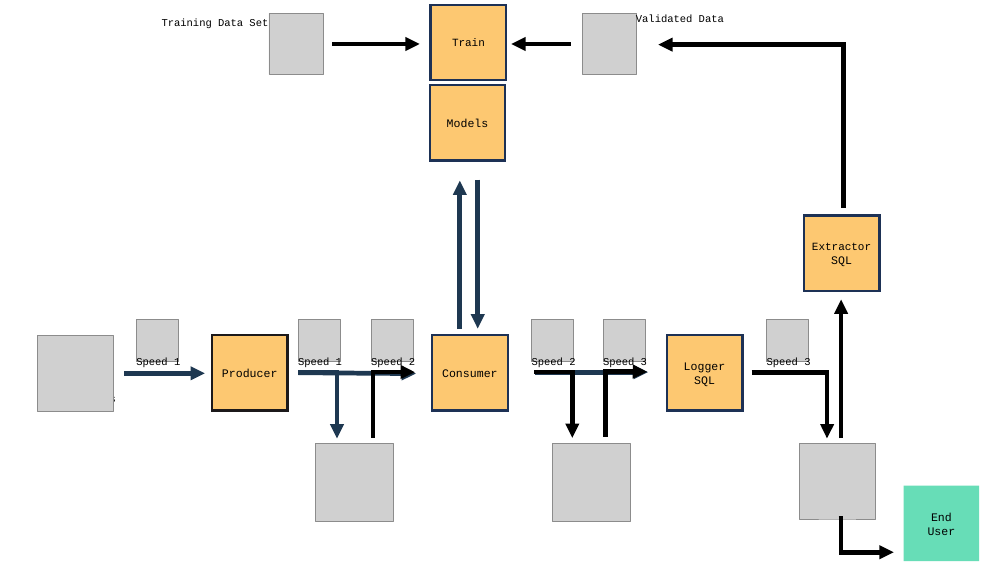
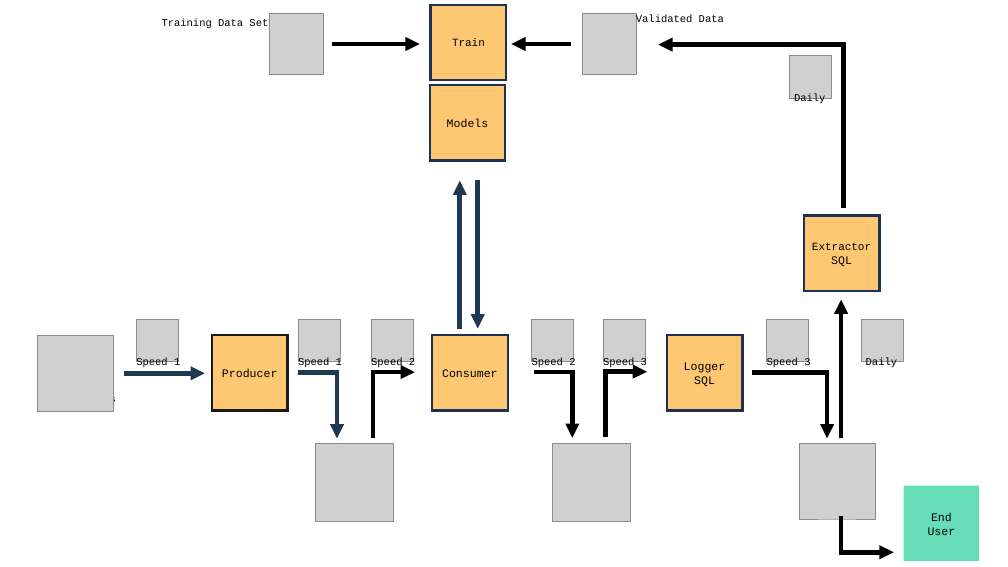
Before and after one commit to 40tude/fraud_detection_2, a slide deck: slide 12 of assets/00_fraud_detection_2_soutenance.pptx (slide 10 before the commit). Drawn at 1008x567 pixels with LibreOffice and Linux fonts; fonts in the diff are those of the drawing; grey boxes stand for pictures. Boxes give left, top, right and bottom in pixels: in the first picture for what was removed or moved away, otherwise in the second. Text is boxed around its words. In the diff, an @@ line names an element or a change of style, - is before the commit and + after.

```diff
--- a/assets/00_fraud_detection_2_soutenance.pptx
+++ b/assets/00_fraud_detection_2_soutenance.pptx
@@ picture added at [789, 56, 832, 98] @@
@@ text added at [794, 94, 825, 105], 10 pt, text #000000 @@
+Daily
@@ picture added at [861, 319, 904, 361] @@
@@ text added at [866, 358, 897, 369], 10 pt, text #000000 @@
+Daily
@@ arrow removed from (299, 373) to (416, 374) @@
@@ arrow removed from (535, 372) to (648, 372) @@
```
Also in this commit, not shown: 7 other slides changed, 2 slides added, 8 slides removed.
